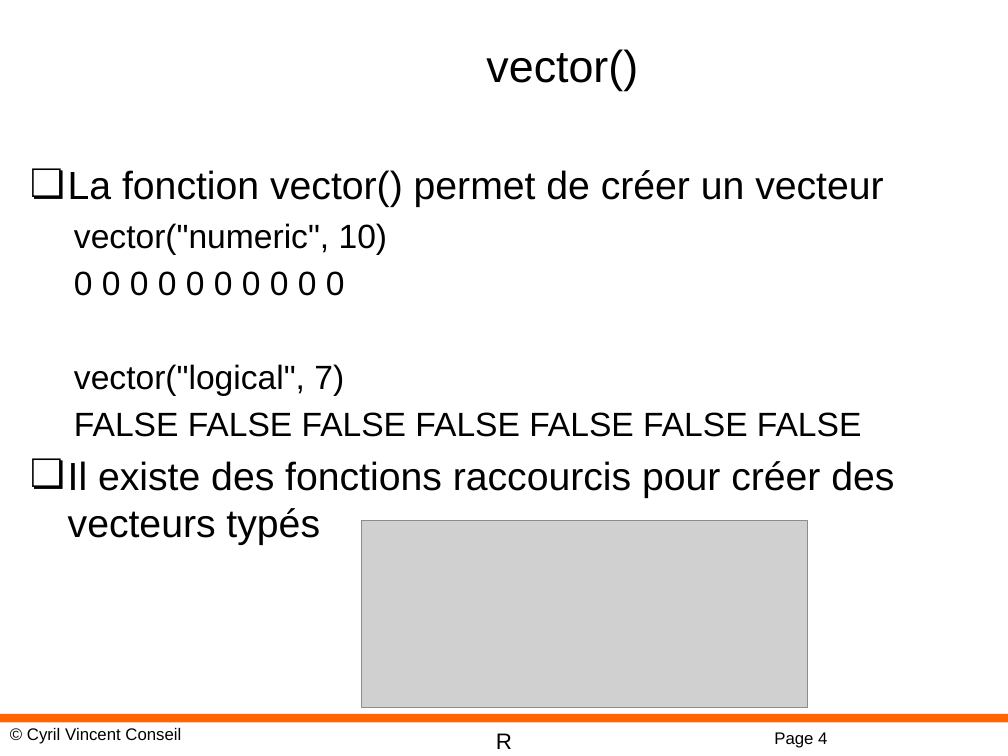
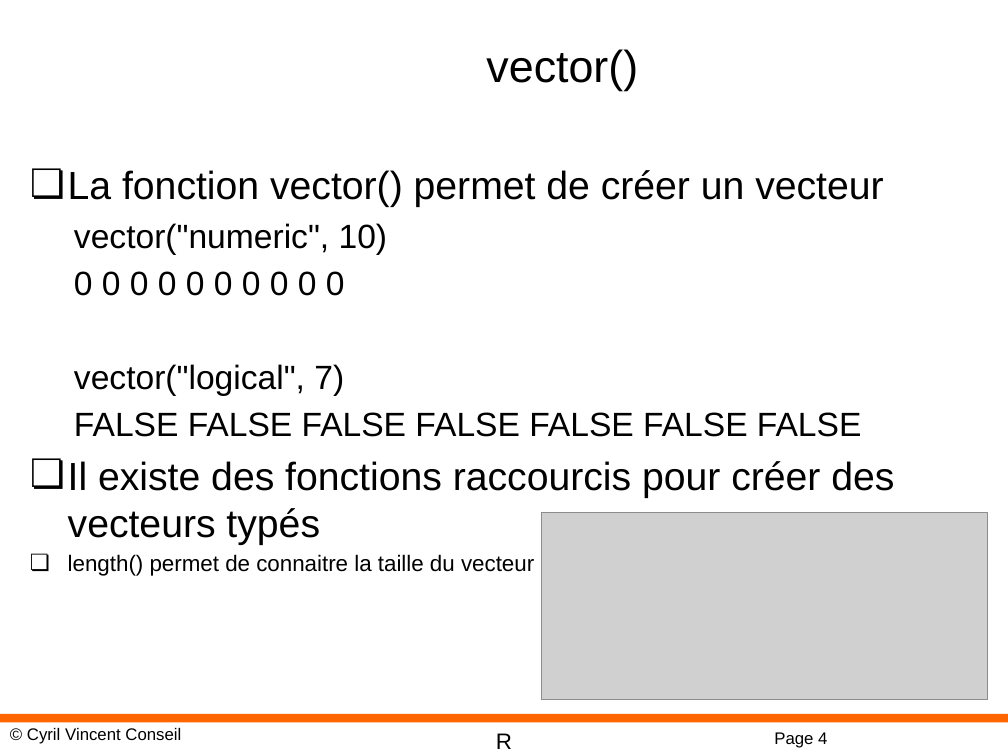
Before and after one commit to cyrilvincent/R, a slide deck: slide 4 of ppt/R-05-Vectors.pptx. Drawn at 1008x756 pixels with LibreOffice and Linux fonts; fonts in the diff are those of the drawing; grey boxes stand for pictures; background and template pictures are left out. Boxes give left, top, right and bottom in pixels: in the first picture for what was removed or moved away, otherwise in the second. Text is boxed around its words. In the diff, an @@ line names an element or a change of style, - is before the commit and + after.

Commit message:
pyxalis 0.75/3

```diff
--- a/ppt/R-05-Vectors.pptx
+++ b/ppt/R-05-Vectors.pptx
@@ picture: place and size @@
-picture at (361,521,807,708)
+picture at (541,513,988,700)
@@ text at (68,554,534,576): paragraph added @@
+❏ length() permet de connaitre la taille du vecteur
```
